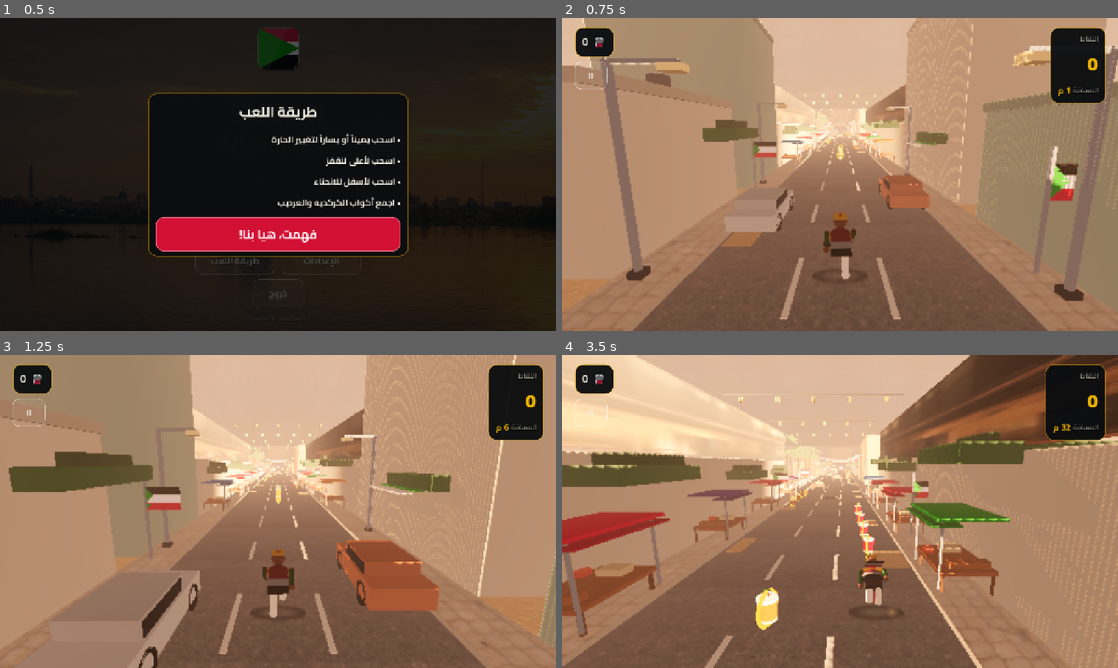
Above: before the commit, frames 1-4 (two rows, left to right).
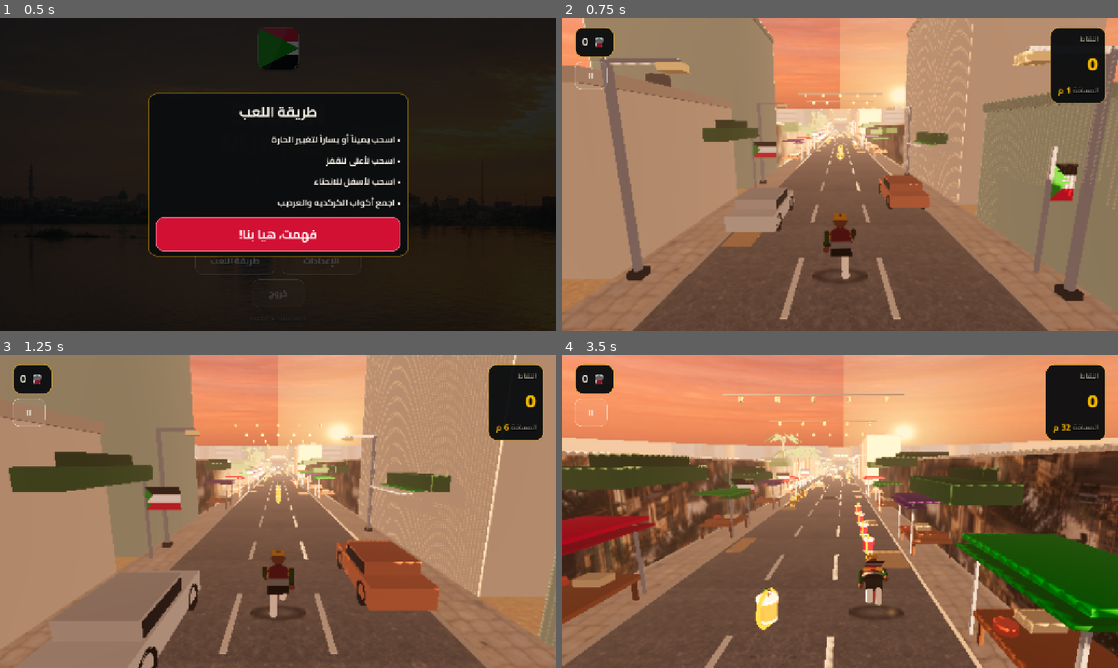
Above: after the commit, the same moments.

Repository: azmifatahi/gadaman
Game: Godot game, scene res://scenes/main.tscn
The game is run twice, just before and just after one commit, with the same random seed, the same clock (stepped at 60 frames per second) and the same inputs.
Inputs (mouse positions are in pixels of both pictures, inside the frame that each line leads up to):
- Up to frame 1 (0.5 s): no input
- Up to frame 2 (0.75 s): click "ابدأ الجري" at 0.5 s
- Up to frame 3 (1.25 s): no input
- Up to frame 4 (3.5 s): move the mouse to (962, 495) at 1.27 s; hold Right (move_right) 1.28-2 s; tap Down (slide) at 1.35, 2.85 s; click (962, 495) at 1.42 s; tap Up (jump) at 1.52 s; drag from (728, 527) to (812, 574) at 2.02 s; move the mouse to (895, 442) at 2.77 s; hold Right (move_right) from 2.78 s (still down)

Frame 1 is identical in both runs. In frame 2, 11% of the frame differs, in the area x 0-100%, y 0-82%; in frame 3, 13%; in frame 4, 58%, in the area x 0-100%, y 0-100%.

Commit message:
art(1.3.0): real sunset dome, metric facade UVs, no more dust wall [shots]
Reviewing the CI screenshots showed the honest problems of the first pass:

* the sky dome had been cropped out of a cityscape photo, so it was a flat band;
  it now comes from a dedicated equirect sunset (art_src/sky_panorama.jpg) with
  azimuth flattening, a half-turn cosine crossfade for a seamless wrap, a single
  painted sun at the camera's azimuth and a per-column hemisphere join;
* facade panels were mapped as one third of a 3-tile atlas across a whole
  building, which squashed shopfronts into slats; UVs are metric now (9 m x
  4.6 m per photo) and the three photographed Bahri shopfronts are separate
  materials, chosen per building;
* Mac Nimir's banner gantries hung at 4.2 m, exactly at chase-camera height,
  filling the frame with giant flags; they are above the truss at 7.55 m now;
* the market's shopfront strip floated 4.5 m above its wall; it is on the wall;
* fog density and fog_sky_affect (0.85 -> 0.35) were painting the sky with dust;
* the pad containers were anchored before they had children, so their minimum
  size was 0 and the pads hung off the bottom edge (visible in shot_03c).

Co-authored-by: arena-agent <297053741+arena-agent@users.noreply.github.com>

Diff:
--- a/scripts/core/performance_manager.gd
+++ b/scripts/core/performance_manager.gd
@@ -180,7 +180,7 @@
 		Tier.LOW:
 			shadows_enabled = false
 			shadow_distance = 0.0
-			fog_density = 0.020
+			fog_density = 0.011
 			fog_depth_begin = 24.0
 			fog_depth_end = 118.0
 			fog_color = Color(0.83, 0.62, 0.47)
@@ -195,7 +195,7 @@
 		Tier.MEDIUM:
 			shadows_enabled = true
 			shadow_distance = 32.0
-			fog_density = 0.012
+			fog_density = 0.0070
 			fog_depth_begin = 50.0
 			fog_depth_end = 195.0
 			fog_color = Color(0.80, 0.61, 0.49)
@@ -210,7 +210,7 @@
 		Tier.HIGH:
 			shadows_enabled = true
 			shadow_distance = 70.0
-			fog_density = 0.0075
+			fog_density = 0.0042
 			fog_depth_begin = 85.0
 			fog_depth_end = 250.0
 			fog_color = Color(0.76, 0.60, 0.51)
@@ -288,7 +288,10 @@
 	env.fog_light_energy = 1.0
 	env.fog_density = fog_density
 	# Full sky affect fuses the skyline into the same haze: no horizon seam.
-	env.fog_sky_affect = 0.85
+	# 0.85 painted the photographic sky with dust, which is what made every
+	# gameplay shot look like a beige fog bank. A little sky fog still glues the
+	# skyline band to the dome.
+	env.fog_sky_affect = 0.35
 	env.fog_aerial_perspective = 0.0 if tier == Tier.LOW else 0.4
 	# The Compatibility renderer has no glow / SSAO passes: bloom is faked by the
 	# emissive materials (cups, lamps) instead, which is free on mobile.
--- a/scripts/ui/ui_root.gd
+++ b/scripts/ui/ui_root.gd
@@ -337,19 +337,16 @@
 	# makes the container exactly as big as its two 96 px pads, so the pads sit in
 	# thumb reach without covering the runner.
 	var left_group := HBoxContainer.new()
+	left_group.name = "LeftPads"
 	left_group.add_theme_constant_override("separation", 14)
 	left_group.mouse_filter = Control.MOUSE_FILTER_IGNORE
 	_buttons.add_child(left_group)
-	left_group.set_anchors_and_offsets_preset(Control.PRESET_BOTTOM_LEFT,
-			Control.PRESET_MODE_MINSIZE, 26)
 
 	var right_group := HBoxContainer.new()
+	right_group.name = "RightPads"
 	right_group.add_theme_constant_override("separation", 14)
-	right_group.grow_horizontal = Control.GROW_DIRECTION_BEGIN
 	right_group.mouse_filter = Control.MOUSE_FILTER_IGNORE
 	_buttons.add_child(right_group)
-	right_group.set_anchors_and_offsets_preset(Control.PRESET_BOTTOM_RIGHT,
-			Control.PRESET_MODE_MINSIZE, 26)
 
 	_btn_jump = _pad("JUMP", "JumpButton")
 	_btn_jump.size_flags_horizontal = Control.SIZE_SHRINK_END
@@ -368,6 +365,14 @@
 	_btn_right = _pad(">", "PadButton")
 	_btn_right.pressed.connect(_on_right_pressed)
 	left_group.add_child(_btn_right)
+
+	# Anchoring has to happen AFTER the pads are children: PRESET_MODE_MINSIZE
+	# computes the offsets from the container's minimum size, which is 0 while it
+	# is still empty. Doing it early left the pads hanging off the bottom edge.
+	left_group.set_anchors_and_offsets_preset(Control.PRESET_BOTTOM_LEFT,
+			Control.PRESET_MODE_MINSIZE, 26)
+	right_group.set_anchors_and_offsets_preset(Control.PRESET_BOTTOM_RIGHT,
+			Control.PRESET_MODE_MINSIZE, 26)
 
 	_refresh_button_visibility()
 
--- a/scripts/world/mesh_kit.gd
+++ b/scripts/world/mesh_kit.gd
@@ -29,7 +29,7 @@
 # first silently won and the street could render with the old texture.
 static var _mat_road_photo: StandardMaterial3D
 static var _mat_walk_photo: StandardMaterial3D
-static var _mat_facade: StandardMaterial3D
+static var _mat_facade: Array[StandardMaterial3D] = [null, null, null]
 static var _mat_water: StandardMaterial3D
 static var _mat_steel: StandardMaterial3D
 static var _mat_concrete_photo: StandardMaterial3D
@@ -83,20 +83,26 @@
 ## `tile` selects one third of `facade_atlas.jpg`. The texture repeats vertically
 ## with a fixed 4 m period so windows keep a believable size on every building,
 ## while the horizontal extent always maps exactly once (no stretched windows).
+## Photographic facade panel, in *metres*.
+##
+## The old version mapped one third of the 3-tile atlas across the whole
+## building, which squashed an 8 m shopfront into a 1 m window and left the
+## horizontal slats that made the street look like a texture test. Here the UVs
+## are metric - one texture covers PANEL_W x PANEL_H metres - so a 12 m building
+## shows roughly one and a half shopfronts, exactly like the reference photo.
+const PANEL_W := 9.0          # metres covered by one full texture width
+const PANEL_H := 4.6          # metres covered by one full texture height
 static func add_facade_panel(st: SurfaceTool, origin: Vector3, right: Vector3,
-		width: float, height: float, tile: int, color: Color = Color.WHITE) -> void:
-	const TILES := 3
-	const PANEL_H := 4.0          # metres of wall covered by one texture height
-	var t := clampi(tile, 0, TILES - 1)
-	# 1.5 texel inset stops bilinear filtering from sampling the neighbouring tile.
-	var u0 := (float(t) + 0.002) / float(TILES)
-	var u1 := (float(t + 1) - 0.002) / float(TILES)
-	var v1 := height / PANEL_H
+		width: float, height: float, _tile: int = 0,
+		color: Color = Color.WHITE) -> void:
+	var u1 := maxf(0.35, width / PANEL_W)
+	var v1 := clampf(height / PANEL_H, 0.35, 0.98)
 	var b := origin + right * width
 	var c := origin + right * width + Vector3.UP * height
 	var d := origin + Vector3.UP * height
-	add_uv_quad(st, origin, b, c, d, Vector2(u0, 0.0), Vector2(u1, 0.0),
-			Vector2(u1, v1), Vector2(u0, v1), color)
+	# 2 texel inset keeps bilinear filtering off the texture edge.
+	add_uv_quad(st, origin, b, c, d, Vector2(0.002, 0.004), Vector2(u1, 0.004),
+			Vector2(u1, v1), Vector2(0.002, v1), color)
 
 
 ## Flat horizontal quad (roads, water) with world-space UVs in metres / `tile`.
@@ -355,7 +361,7 @@
 static func invalidate_photo_cache() -> void:
 	_mat_road_photo = null
 	_mat_walk_photo = null
-	_mat_facade = null
+	_mat_facade = [null, null, null]
 	_mat_water = null
 	_mat_steel = null
 	_mat_concrete_photo = null
@@ -436,16 +442,25 @@
 	return _mat_walk_photo
 
 
-static func facade_material() -> StandardMaterial3D:
+## `variant` picks one of the three photographed Bahri shopfronts. They are
+## separate textures rather than one atlas so each keeps its full resolution and
+## the UVs stay metric (see add_facade_panel).
+static func facade_material(variant: int = 0) -> StandardMaterial3D:
 	if not photo_art_enabled():
 		return facade_flat_material()
-	if _mat_facade == null:
-		var m := _photo_mat("res://assets/textures/facade_atlas.jpg",
-				Vector2(1.0, 1.0), 0.9)
-		m.normal_enabled = false
-		m.cull_mode = BaseMaterial3D.CULL_DISABLED
-		_mat_facade = m
-	return _mat_facade
+	var index := clampi(variant, 0, 2)
+	if _mat_facade[index] != null:
+		return _mat_facade[index]
+	const PATHS := [
+		"res://assets/textures/facade_shops.jpg",
+		"res://assets/textures/facade_ochre.jpg",
+		"res://assets/textures/facade_plaster.jpg",
+	]
+	var m := _photo_mat(PATHS[index], Vector2(1.0, 1.0), 0.9)
+	m.normal_enabled = false
+	m.cull_mode = BaseMaterial3D.CULL_DISABLED
+	_mat_facade[index] = m
+	return _mat_facade[index]
 
 
 static func water_photo_material() -> StandardMaterial3D:
--- a/scripts/world/segment_builder.gd
+++ b/scripts/world/segment_builder.gd
@@ -65,8 +65,8 @@
 ## Surface order used by every segment mesh. TrackSegment maps these names to
 ## materials; adding a surface here is all it takes to give the street a new
 ## photographic material.
-const SURFACES := ["road", "walk", "art", "ground", "facade", "water",
-	"steel", "concrete"]
+const SURFACES := ["road", "walk", "art", "ground", "facade", "facade_b",
+	"facade_c", "water", "steel", "concrete"]
 
 
 ## Returns an ArrayMesh whose surfaces follow `SURFACES` (empty surfaces are
@@ -85,6 +85,8 @@
 		"art": MeshKit.begin(),
 		"ground": MeshKit.begin(),
 		"facade": MeshKit.begin(),
+		"facade_b": MeshKit.begin(),
+		"facade_c": MeshKit.begin(),
 		"water": MeshKit.begin(),
 		"steel": MeshKit.begin(),
 		"concrete": MeshKit.begin(),
@@ -130,6 +132,18 @@
 
 static func clear_cache() -> void:
 	_cache.clear()
+
+
+## Pick one of the three photographed shopfronts, so a street is not wallpapered
+## with the same building 40 times in a row.
+static func _facade_tool(tools: Dictionary, pick: int) -> SurfaceTool:
+	match posmod(pick, 3):
+		1:
+			return tools["facade_b"]
+		2:
+			return tools["facade_c"]
+		_:
+			return tools["facade"]
 
 
 # ---------------------------------------------------------------------------
@@ -223,14 +237,13 @@
 # ---------------------------------------------------------------------------
 static func _build_street(tools: Dictionary, rng: RandomNumberGenerator, density: float) -> void:
 	var st: SurfaceTool = tools["art"]
-	var facade: SurfaceTool = tools["facade"]
 	for side: float in [-1.0, 1.0]:
 		var z := -LENGTH * 0.5
 		while z < LENGTH * 0.5 - 3.0:
 			var span := rng.randf_range(7.0, 12.0)
 			var skip := density < 0.75 and rng.randf() < 0.35
 			if not skip:
-				_building_into(st, facade, rng, side, z + span * 0.5, span,
+				_building_into(st, tools, rng, side, z + span * 0.5, span,
 						rng.randi_range(0, 2), 1.0)
 			z += span + rng.randf_range(0.5, 2.5)
 		# Street furniture along the curb.
@@ -247,11 +260,11 @@
 
 static func _building(st: SurfaceTool, rng: RandomNumberGenerator, side: float,
 		z_center: float, z_span: float) -> void:
-	_building_into(st, null, rng, side, z_center, z_span, 0, 0.0)
-
-
-## Textured building. `facade` may be null (pure vertex-colour body).
-static func _building_into(st: SurfaceTool, facade: SurfaceTool,
+	_building_into(st, {}, rng, side, z_center, z_span, 0, 0.0)
+
+
+## Textured building. `tools` may be empty (pure vertex-colour body).
+static func _building_into(st: SurfaceTool, tools: Dictionary,
 		rng: RandomNumberGenerator, side: float, z_center: float, z_span: float,
 		facade_tile: int, texture_scale: float) -> void:
 	var depth := rng.randf_range(5.0, 9.0)
@@ -274,6 +287,7 @@
 	# Facade: a photographic panel when the caller supplied a facade surface,
 	# otherwise the old flat window grid (low tier without photo textures).
 	var face_x: float = x_inner + side * 0.03
+	var facade: SurfaceTool = _facade_tool(tools, facade_tile) if not tools.is_empty() else null
 	if facade != null:
 		# One photographic panel per building, mapped exactly once across the
 		# span. Culling is disabled on the facade material, so the same winding
@@ -353,15 +367,17 @@
 # ---------------------------------------------------------------------------
 static func _build_market(tools: Dictionary, rng: RandomNumberGenerator, density: float) -> void:
 	var st: SurfaceTool = tools["art"]
-	var facade: SurfaceTool = tools["facade"]
 	for side: float in [-1.0, 1.0]:
+		var facade: SurfaceTool = _facade_tool(tools, rng.randi_range(0, 2))
 		# A low back wall so stalls read against something solid, with a
 		# photographic shopfront strip above it.
 		MeshKit.add_box(st, Vector3(side * (INNER + 3.2), 2.2, 0),
 				Vector3(6.0, 4.4, LENGTH), PALETTE["wall_b"].darkened(0.05))
+		# The photographic shopfronts cover the road-facing side of that wall. A
+		# floating strip above the wall (the old layout) read as a billboard.
 		MeshKit.add_facade_panel(facade,
-				Vector3(side * (INNER + 0.18), 4.5, -LENGTH * 0.5),
-				Vector3(0, 0, 1), LENGTH, 3.4, 0)
+				Vector3(side * (INNER + 0.17), 0.16, -LENGTH * 0.5),
+				Vector3(0, 0, 1), LENGTH, 4.1)
 		var z := -LENGTH * 0.5 + 3.0
 		while z < LENGTH * 0.5 - 3.0:
 			if rng.randf() < density:
@@ -415,11 +431,10 @@
 static func _build_corniche(tools: Dictionary, rng: RandomNumberGenerator,
 		density: float) -> void:
 	var st: SurfaceTool = tools["art"]
-	var facade: SurfaceTool = tools["facade"]
 	# River to the left, city to the right.
 	_water(tools["water"], tools["concrete"], -1.0)
 	for side: float in [1.0]:
-		_wall_row(st, facade, side, rng, density)
+		_wall_row(st, tools, side, rng, density)
 	# Corniche railing + palms on the river side.
 	var z := -LENGTH * 0.5 + 2.0
 	while z < LENGTH * 0.5:
@@ -438,13 +453,13 @@
 				Color("#8d949b"))
 
 
-static func _wall_row(st: SurfaceTool, facade: SurfaceTool, side: float,
+static func _wall_row(st: SurfaceTool, tools: Dictionary, side: float,
 		rng: RandomNumberGenerator, density: float) -> void:
 	var z := -LENGTH * 0.5
 	while z < LENGTH * 0.5 - 4.0:
 		var span := rng.randf_range(9.0, 14.0)
 		if rng.randf() < 0.85 * maxf(density, 0.6):
-			_building_into(st, facade, rng, side, z + span * 0.5, span,
+			_building_into(st, tools, rng, side, z + span * 0.5, span,
 					rng.randi_range(0, 2), 1.0)
 		z += span + rng.randf_range(2.0, 4.0)
 
@@ -497,12 +512,11 @@
 static func _build_neighbourhood(tools: Dictionary, rng: RandomNumberGenerator,
 		density: float) -> void:
 	var st: SurfaceTool = tools["art"]
-	var facade: SurfaceTool = tools["facade"]
 	for side: float in [-1.0, 1.0]:
 		var z := -LENGTH * 0.5
 		while z < LENGTH * 0.5 - 6.0:
 			var span := rng.randf_range(8.0, 13.0)
-			_compound_wall(st, facade, side, z + span * 0.5, span, rng)
+			_compound_wall(st, tools, side, z + span * 0.5, span, rng)
 			z += span + rng.randf_range(1.5, 4.0)
 		for i in 3:
 			var fz := -LENGTH * 0.5 + 5.0 + float(i) * 12.0 + rng.randf_range(-2.0, 2.0)
@@ -521,7 +535,7 @@
 						Vector3(0.04, 0.8, 0.7), col)
 
 
-static func _compound_wall(st: SurfaceTool, facade: SurfaceTool, side: float,
+static func _compound_wall(st: SurfaceTool, tools: Dictionary, side: float,
 		z_center: float, z_span: float, rng: RandomNumberGenerator) -> void:
 	var x: float = side * (INNER + 0.35)
 	var h := rng.randf_range(2.0, 2.8)
@@ -540,7 +554,7 @@
 	MeshKit.add_box(st, Vector3(house_x, house_h * 0.5 + 0.16, z_center),
 			Vector3(6.0, house_h, z_span * 0.8), PALETTE["wall_a"])
 	# Photographic plaster panel on the road-facing wall of the house.
-	MeshKit.add_facade_panel(facade,
+	MeshKit.add_facade_panel(_facade_tool(tools, 2),
 			Vector3(house_x - side * 3.02, 0.16, z_center - z_span * 0.4),
 			Vector3(0, 0, 1), z_span * 0.8, house_h - 0.2, 2)
 	MeshKit.add_box(st, Vector3(house_x, house_h + 0.3, z_center),
@@ -594,18 +608,20 @@
 					Vector2(0, 0), Vector2(4.8 / 6.0, 0), Vector2(4.8 / 6.0, 2.2 / 6.0),
 					Vector2(0, 2.2 / 6.0), Color.WHITE)
 
-	# Overhead banner gantries - the trailer shot, kept sparse.
+	# Overhead banner gantries. They hang ABOVE the truss (7.4 m): at 4.2 m the
+	# banners sat exactly at the chase camera's height and filled the screen with
+	# giant geometry-coloured flags.
 	if density > 0.6:
 		for i in 2:
 			var bz := -h + 10.0 + float(i) * 18.0
 			for side: float in [-1.0, 1.0]:
-				MeshKit.add_box(art, Vector3(side * (INNER - 0.3), 3.4, bz),
-						Vector3(0.16, 6.4, 0.16), PALETTE["metal"])
-			MeshKit.add_box(art, Vector3(0, 6.5, bz), Vector3((INNER - 0.3) * 2.0, 0.09, 0.09),
+				MeshKit.add_box(art, Vector3(side * (INNER - 0.3), 3.9, bz),
+						Vector3(0.14, 7.8, 0.14), PALETTE["metal"])
+			MeshKit.add_box(art, Vector3(0, 7.75, bz), Vector3((INNER - 0.3) * 2.0, 0.08, 0.08),
 					PALETTE["metal"])
-			for k in 3:
-				MeshKit.add_flag_panel(art, Vector3(-2.6 + float(k) * 2.6 - 1.3, 4.2, bz),
-						2.6, 1.7)
+			for k in 4:
+				MeshKit.add_flag_panel(art,
+						Vector3(-2.7 + float(k) * 1.8 - 0.75, 7.55, bz), 1.5, 1.0)
 
 
 ## One side of a riveted steel truss, 6.5 m tall, made of textured box chords.
@@ -687,7 +703,6 @@
 static func _build_bahri(tools: Dictionary, rng: RandomNumberGenerator,
 		density: float) -> void:
 	var art: SurfaceTool = tools["art"]
-	var facade: SurfaceTool = tools["facade"]
 	for side: float in [-1.0, 1.0]:
 		var z := -LENGTH * 0.5
 		while z < LENGTH * 0.5 - 4.0:
@@ -705,8 +720,9 @@
 			MeshKit.add_box(art, Vector3(x_inner + side * 0.35, height + 0.16, z + span * 0.5),
 					Vector3(0.9, 0.42, span + 0.2), tone.darkened(0.25))
 			# Photographic facade on the street side.
-			MeshKit.add_facade_panel(facade, Vector3(x_inner + side * 0.05, 0.16, z),
-					Vector3(0, 0, 1), span, height - 0.2, rng.randi_range(0, 2))
+			MeshKit.add_facade_panel(_facade_tool(tools, rng.randi_range(0, 2)),
+					Vector3(x_inner + side * 0.05, 0.16, z),
+					Vector3(0, 0, 1), span, height - 0.2)
 			# Corrugated awning over the shop.
 			MeshKit.add_box(art, Vector3(x_inner - side * 0.85, 3.0, z + span * 0.5),
 					Vector3(1.8, 0.08, span * 0.9), PALETTE["metal"].darkened(0.2))
--- a/scripts/world/track_segment.gd
+++ b/scripts/world/track_segment.gd
@@ -17,6 +17,8 @@
 	"road": "asphalt_photo_material",
 	"walk": "pavement_photo_material",
 	"facade": "facade_material",
+	"facade_b": "facade_material",
+	"facade_c": "facade_material",
 	"water": "water_photo_material",
 	"steel": "steel_truss_material",
 	"concrete": "concrete_photo_material",
@@ -72,7 +74,11 @@
 		"walk":
 			return MeshKit.pavement_photo_material()
 		"facade":
-			return MeshKit.facade_material()
+			return MeshKit.facade_material(0)
+		"facade_b":
+			return MeshKit.facade_material(1)
+		"facade_c":
+			return MeshKit.facade_material(2)
 		"water":
 			return MeshKit.water_photo_material()
 		"steel":
--- a/tools/ci_world_check.gd
+++ b/tools/ci_world_check.gd
@@ -20,7 +20,7 @@
 	0: ["road", "walk", "art", "ground", "facade"],
 	1: ["road", "walk", "art", "ground", "facade"],
 	2: ["road", "walk", "art", "ground", "facade", "water", "concrete"],
-	3: ["road", "walk", "art", "ground", "facade"],
+	3: ["road", "walk", "art", "ground", "facade_c"],
 	4: ["road", "walk", "art", "ground", "water", "steel", "concrete"],
 	5: ["road", "walk", "art", "ground", "water", "concrete"],
 	6: ["road", "walk", "art", "ground", "facade"],
@@ -102,7 +102,8 @@
 				tris += verts.size() / 3
 				# A surface with a texture needs UVs, or the photo collapses to
 				# one pixel.
-				if String(names[i]) in ["road", "walk", "facade", "water", "steel", "concrete"]:
+				if String(names[i]) in ["road", "walk", "facade", "facade_b", "facade_c",
+						"water", "steel", "concrete"]:
 					if arrays.size() <= Mesh.ARRAY_TEX_UV or (arrays[Mesh.ARRAY_TEX_UV] as PackedVector2Array).is_empty():
 						_problems.append("variant %d surface '%s' has no UVs" % [variant, names[i]])
 			if tris < 200:
Binary file added: art_src/sky_panorama.jpg
Binary file changed: assets/textures/sky_khartoum.jpg
Not shown, changed: tools/build_textures.py
